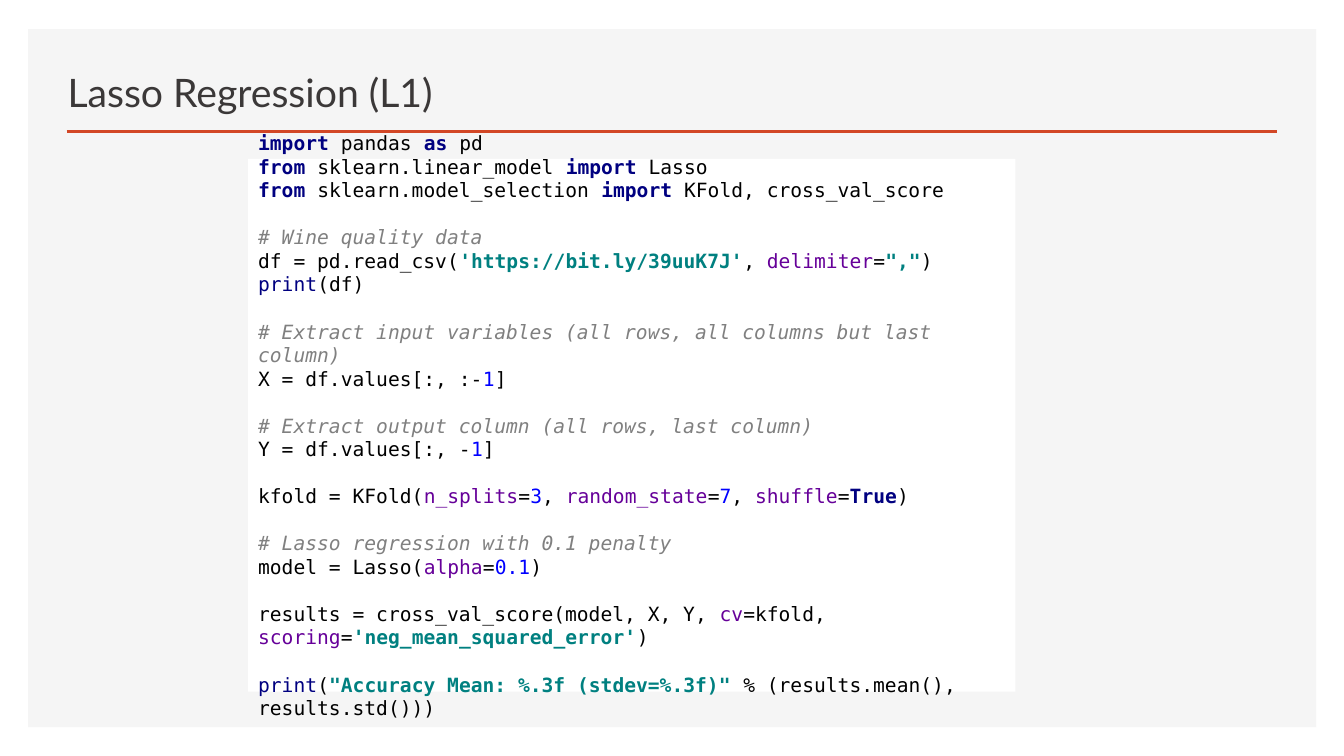
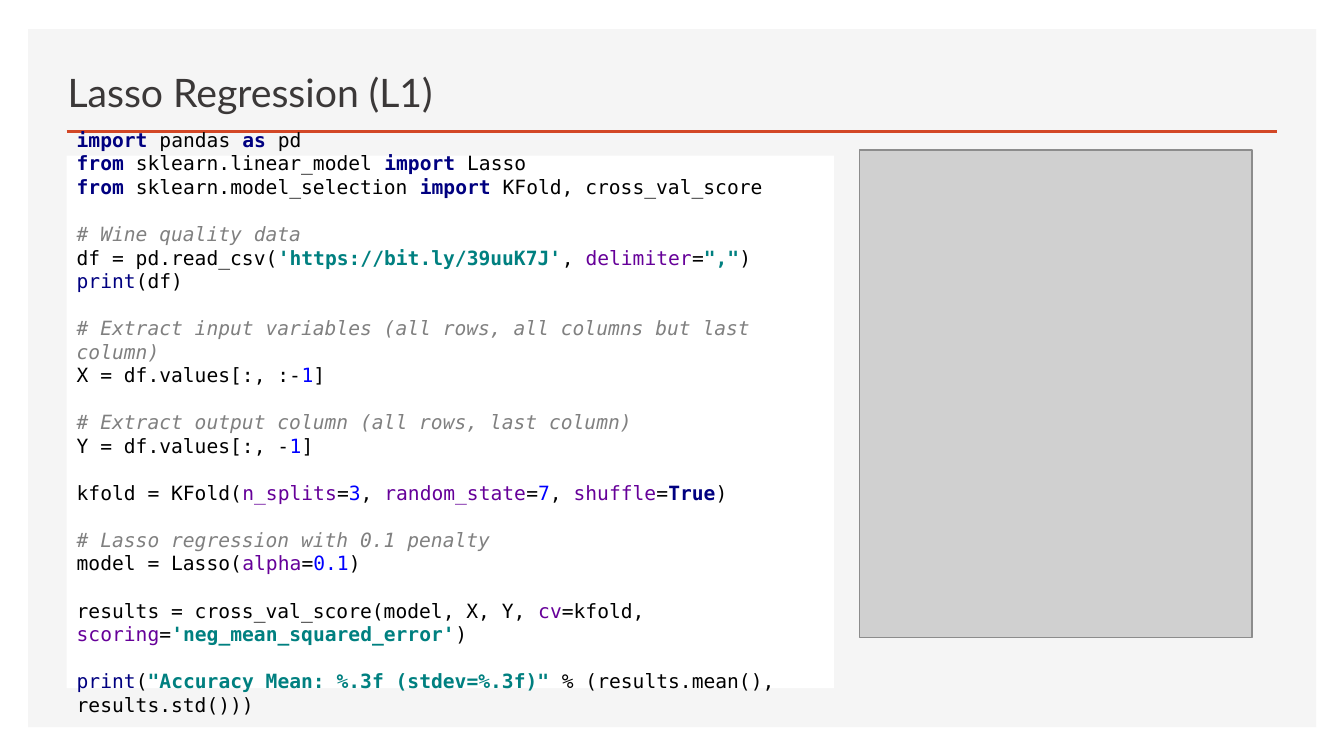
Before and after one commit to thomasnield/oreilly_math_fundamentals_data_science, a slide deck: slide 70 of linear_regression/math_fundamentals_linear_regression.pptx (slide 63 before the commit). Drawn at 1344x756 pixels with LibreOffice and Linux fonts; fonts in the diff are those of the drawing; grey boxes stand for pictures. Boxes give left, top, right and bottom in pixels: in the first picture for what was removed or moved away, otherwise in the second. Text is boxed around its words. In the diff, an @@ line names an element or a change of style, - is before the commit and + after.

```diff
--- a/linear_regression/math_fundamentals_linear_regression.pptx
+++ b/linear_regression/math_fundamentals_linear_regression.pptx
@@ rectangle "import pandas as pd from ...": place and size @@
-rectangle "import pandas as pd from ..." at (248, 159, 1015, 692)
+rectangle "import pandas as pd from ..." at (67, 155, 834, 688)
@@ picture added at (860, 150, 1252, 638) @@
```
Also in this commit, not shown: 7 other slides changed, 8 slides added, 2 slides removed, 1 other file.
